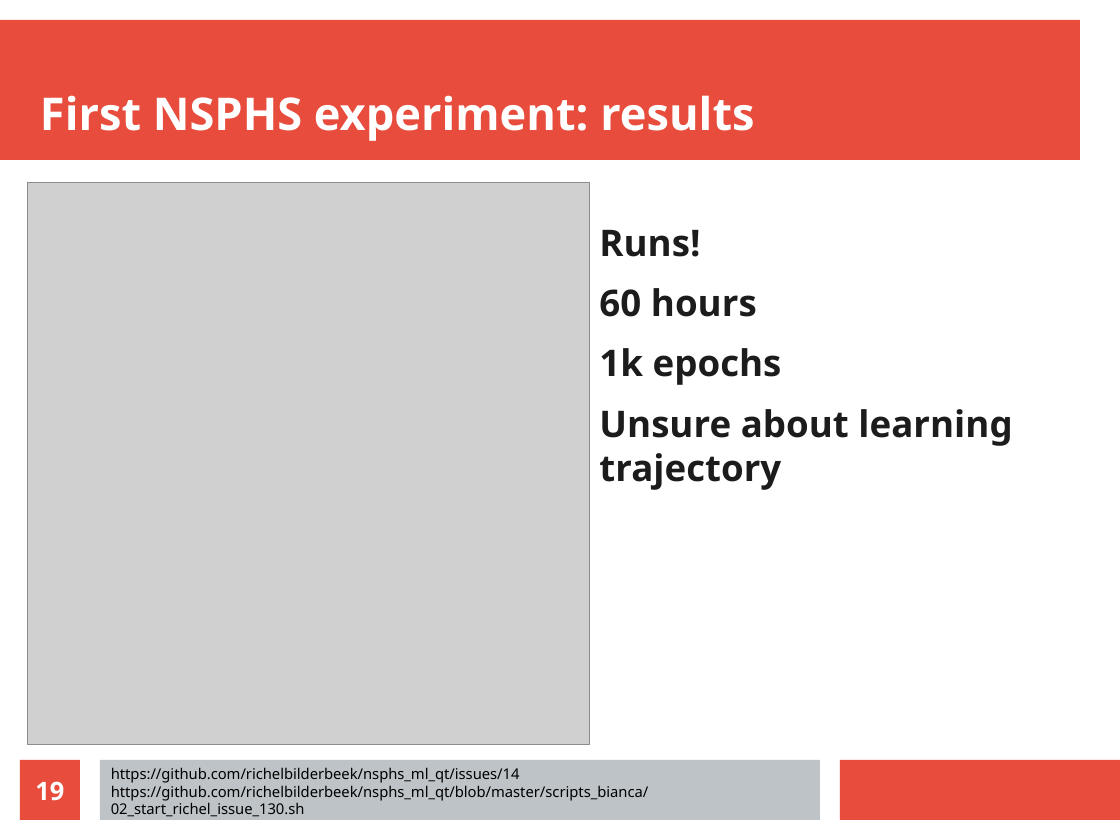
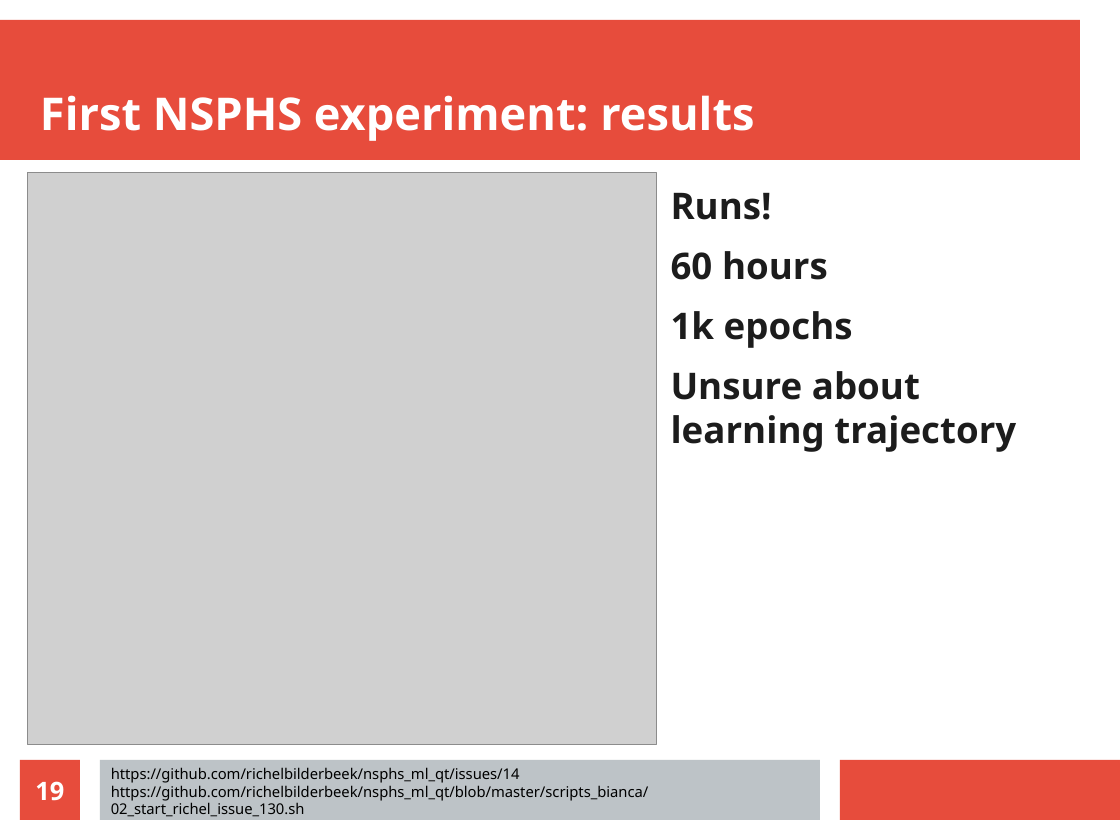
Before and after one commit to richelbilderbeek/science_presentation_20220305, a slide deck: slide 19 of science_presentation_20220305.odp. Drawn at 1120x840 pixels with LibreOffice and Linux fonts; fonts in the diff are those of the drawing; grey boxes stand for pictures. Boxes give left, top, right and bottom in pixels: in the first picture for what was removed or moved away, otherwise in the second. Text is boxed around its words. In the diff, an @@ line names an element or a change of style, - is before the commit and + after.

```diff
--- a/science_presentation_20220305.odp
+++ b/science_presentation_20220305.odp
@@ picture: place and size @@
-picture at (27, 183, 589, 745)
+picture at (27, 173, 657, 745)
@@ text "Runs!" rewrapped from (599, 229, 1012, 490) to (671, 192, 1016, 452) @@
```
Also in this commit, not shown: 9 other slides changed, 13 slides added, 2 slides removed, 6 other files.
